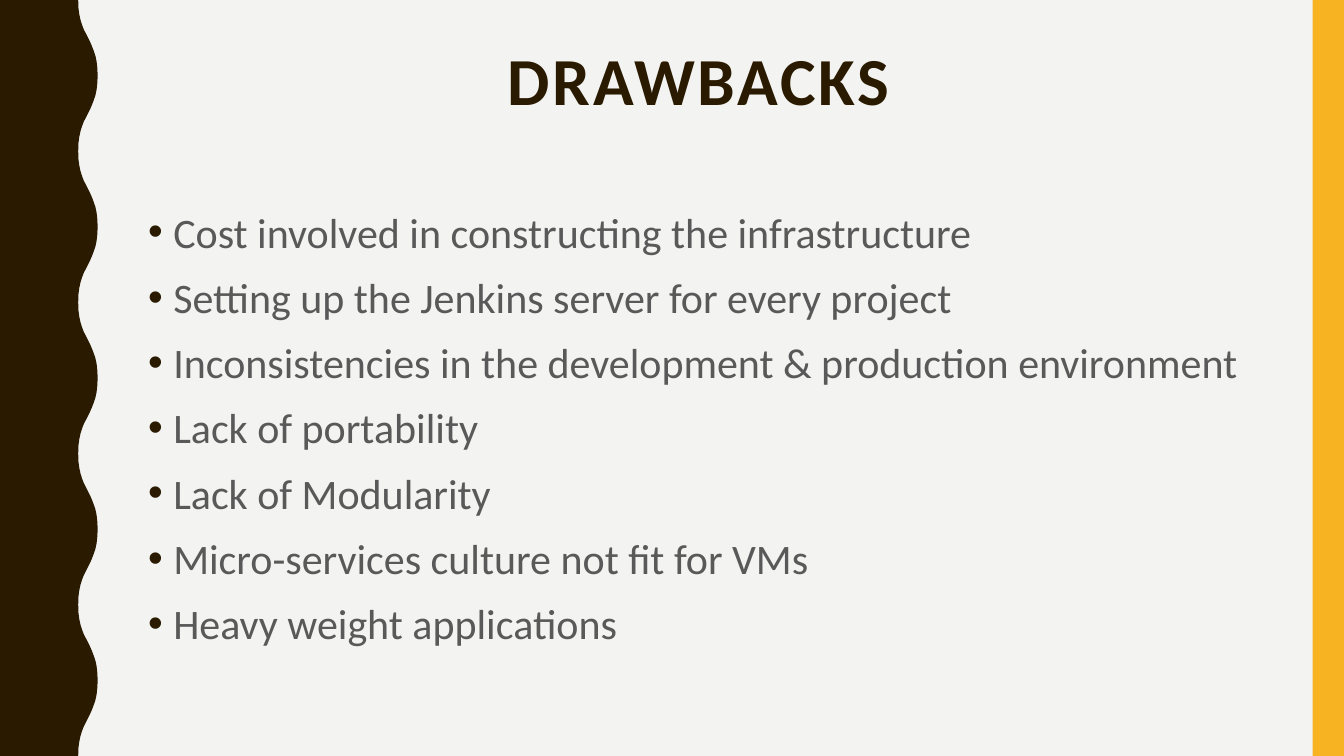
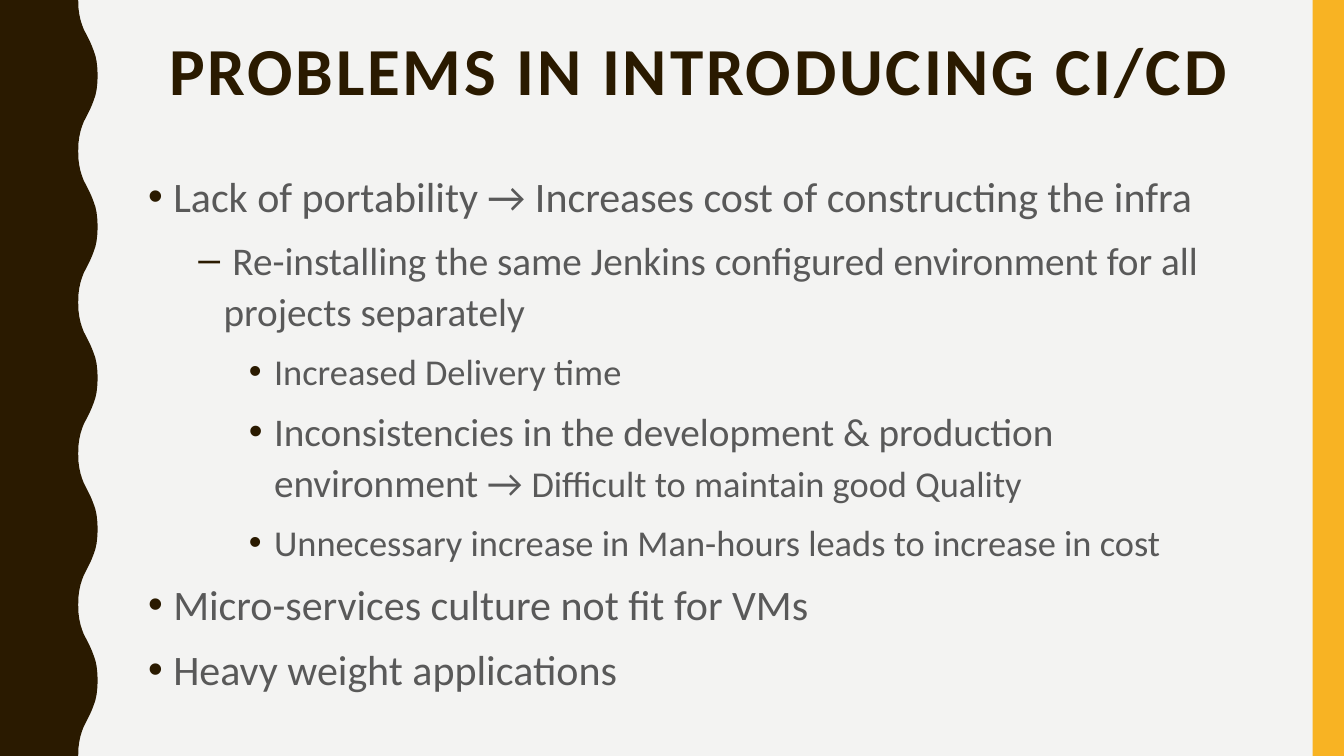
Before and after one commit to shaayaan16/segfaultshooter, a slide deck: slide 6 of Demo.pptx. Drawn at 1344x756 pixels with LibreOffice and Linux fonts; fonts in the diff are those of the drawing. Boxes give left, top, right and bottom in pixels: in the first picture for what was removed or moved away, otherwise in the second. Text is boxed around its words. In the diff, an @@ line names an element or a change of style, - is before the commit and + after.

```diff
--- a/Demo.pptx
+++ b/Demo.pptx
@@ title at (169, 48, 1226, 98): text changed @@
-DRAWBACKS
+PROBLEMS IN INTRODUCING CI/CD
@@ text "Lack of portability → Increases ...": place and size @@
-text "Lack of portability → Increases ..." at (173, 219, 1237, 575)
+text "Lack of portability → Increases ..." at (173, 183, 1198, 692)
@@ text at (173, 183, 1198, 562): text changed; size 30 to 28 pt @@
-• Cost involved in constructing the infrastructure
-• Setting up the Jenkins server for every project
-• Inconsistencies in the development & production environment
-• Lack of portability
-• Lack of Modularity
+• Lack of portability → Increases cost of constructing the infra
+  – Re-installing the same Jenkins configured environment for all projects separately
+    • Increased Delivery time
+    • Inconsistencies in the development & production environment → Difficult to maintain good Quality
+    • Unnecessary increase in Man-hours leads to increase in cost
```
Also in this commit, not shown: 4 other slides changed, 2 slides added, 2 slides removed.
